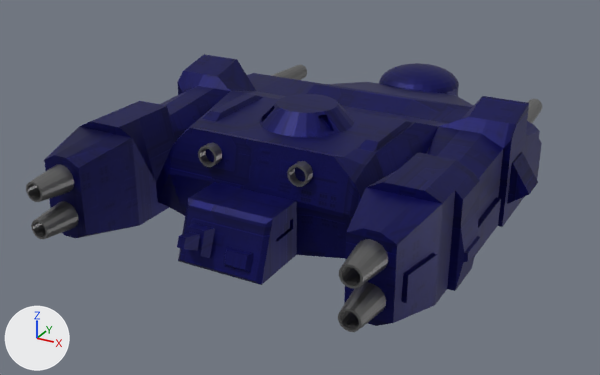
An edit to the glTF model res/models/mothership.glb, drawn before and after from the same camera.
Both versions are drawn from a camera (50 mm lens) standing at (2.44, -4.25, 2.1) and looking at (-0.17, 0.48, -0.27). Every picture has the same lights, and +X, +Y and +Z are marked at lower left. Vertices at the same position are counted once.

Before the edit, the objects in view are built like this:
```python
me_cube_001 = bpy.data.meshes.new('Cube.001')
me_cube_001.from_pydata(...)  # 1223 vertices, 2448 faces; spans x -1.39..1.39, y -1.16..2.09, z -0.28..0.45
# faces by material slot: [1072, 1376]
me_cube_001.materials.append(mat_main)  # picture img_panel
me_cube_001.materials.append(mat_grey)  # grey #7a7a7a
me_sphere = bpy.data.meshes.new('Sphere')
me_sphere.from_pydata(...)  # 218 vertices, 423 faces; spans x -0.338..0.338, y -0.319..0.358, z -0.107..0.199
me_sphere.materials.append(mat_main)  # picture img_panel
ob_cube = bpy.data.objects.new('Cube', me_cube_001)
ob_cube.location = (0.0, 0.0, 0.0)
ob_sphere = bpy.data.objects.new('Sphere', me_sphere)
ob_sphere.location = (0.0, 2.271, 0.0)
```
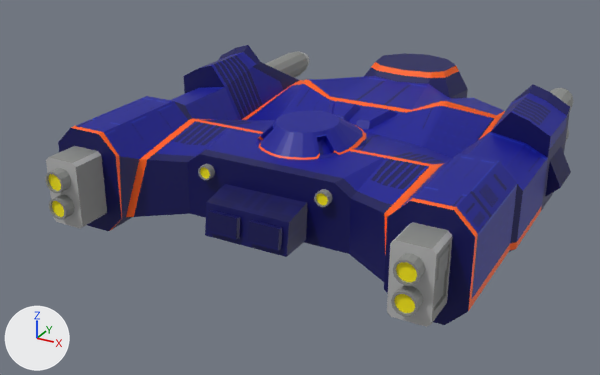
Commit message: Better mothership model

Patch to the scene script:
```diff
--- a/res/models/mothership.glb.py
+++ b/res/models/mothership.glb.py
@@ img_ms @@
+img_ms = load_image('ms', '_unpacked/ms', 512, 512, 'sRGB')
@@ mat_ship @@
+mat_ship = principled_material('ship')
+mat_ship.texture = img_ms
@@ me_cube_001 @@
 # used by ob_cube; location = (0.0, 0.0, 0.0)
-me_cube_001.from_pydata(...)  # 1223 vertices, 2448 faces; spans x -1.39..1.39, y -1.16..2.09, z -0.28..0.45
-me_cube_001.materials.append(mat_main)  # picture img_panel
-me_cube_001.materials.append(mat_grey)  # grey #7a7a7a
+me_cube_001.from_pydata(...)  # 1126 vertices, 2178 faces; spans x -1.52..1.52, y -0.86..2.58, z -0.38..0.44
+# me_cube_001 part 1: the loose piece of 535 vertices spanning x -1.39..1.39, y -0.97..2.08, z -0.28..0.45 is rebuilt with 523 vertices and now spans x -1.52..1.52, y -0.78..2.58, z -0.38..0.44, in mat_ship (picture img_ms)
+# me_cube_001 part 2: 10 loose pieces with 688 vertices, spanning x -1.13..1.13, y -1.16..2.09, z -0.27..0.32, are deleted
+# me_cube_001 part 3: 411 vertices added at x -1.23..1.23, y -0.86..0.76, z -0.19..0.32
+# me_cube_001 part 4: 96 vertices added at x 1.08..1.3, y 1.31..2.41, z -0.3..0.19
+# me_cube_001 part 5: 96 vertices added at x -1.3..-1.08, y 1.31..2.41, z -0.3..0.19
+me_cube_001.materials.append(mat_ship)  # picture img_ms
@@ ob_sphere @@
-ob_sphere = bpy.data.objects.new('Sphere', me_sphere)
-ob_sphere.location = (0.0, 2.271, 0.0)
```

Boxes (x1, y1, x2, y2) around the edits, measured in the pictures (600 x 375 px):
'Cube', reshaped: before (26, 54, 542, 332); after (45, 45, 573, 327)
'Sphere', deleted (blue): before (379, 63, 459, 96)
part 1 of me_cube_001, rebuilt: before (44, 54, 542, 326); after (46, 45, 571, 327)
part 2 of me_cube_001, deleted: before (26, 64, 542, 332)
part 3 of me_cube_001, added: after (45, 110, 425, 317)
part 4 of me_cube_001, added: after (550, 88, 573, 143)
part 5 of me_cube_001, added: after (265, 51, 310, 78)
